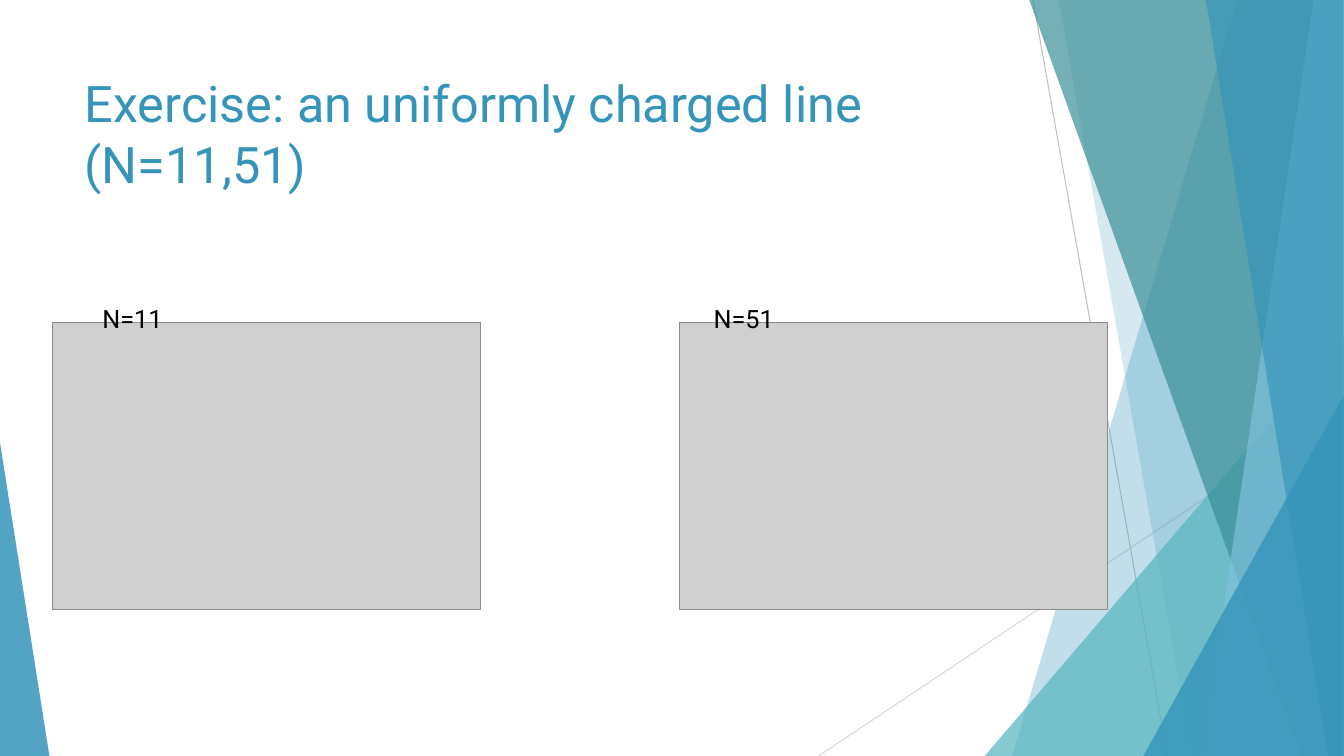
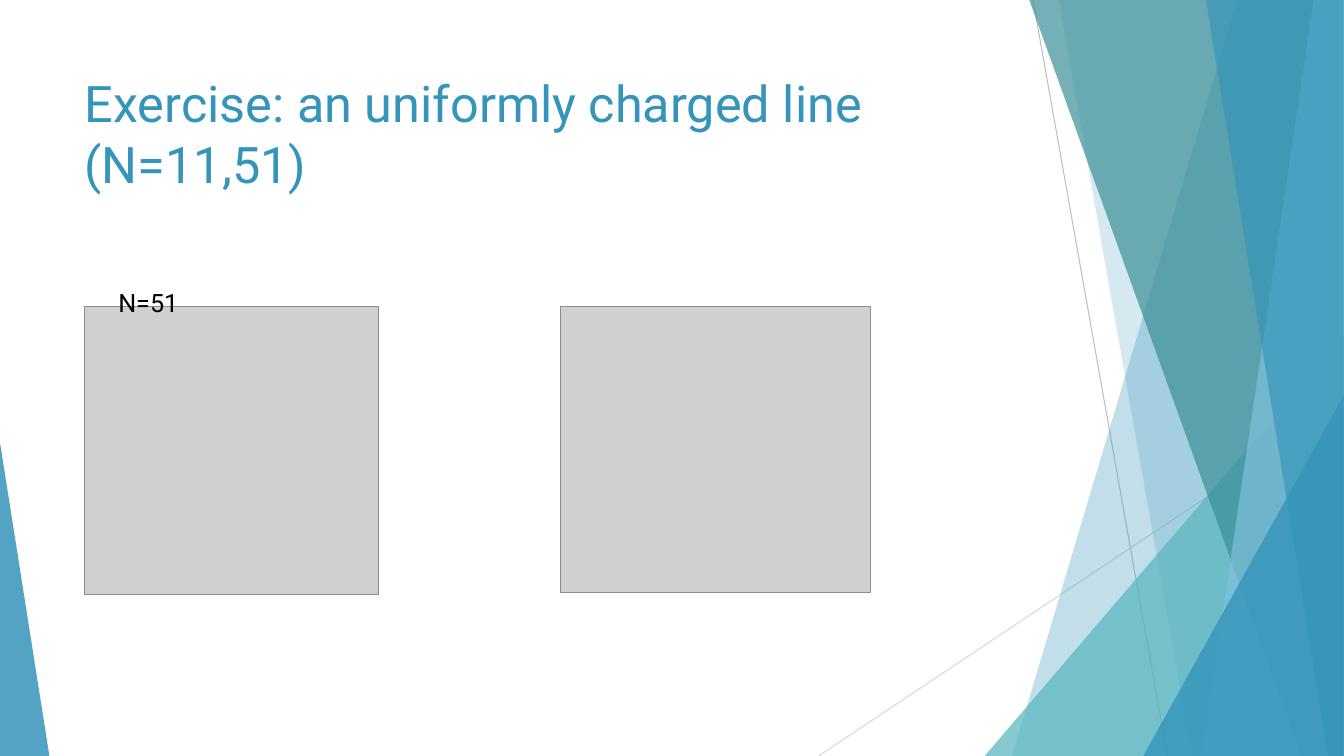
Before and after one commit to Wayne-4415/-, a slide deck: slide 19 of Partial differential equations (PDEs) 2021.pptx. Drawn at 1344x756 pixels with LibreOffice and Linux fonts; fonts in the diff are those of the drawing; grey boxes stand for pictures. Boxes give left, top, right and bottom in pixels: in the first picture for what was removed or moved away, otherwise in the second. Text is boxed around its words. In the diff, an @@ line names an element or a change of style, - is before the commit and + after.

```diff
--- a/Partial differential equations (PDEs) 2021.pptx
+++ b/Partial differential equations (PDEs) 2021.pptx
@@ text "N=51": place and size @@
-text "N=51" at [714,305,774,329]
+text "N=51" at [118,289,178,313]
@@ picture removed at [52,323,481,610] @@
@@ picture: place and size @@
-picture at [681,323,1109,610]
+picture at [85,307,378,594]
@@ text removed at [102,305,162,328] @@
-N=11
@@ picture added at [561,307,870,593] @@
```
Also in this commit, not shown: 13 other slides changed, 6 slides added, 5 slides removed, 1 other file.
